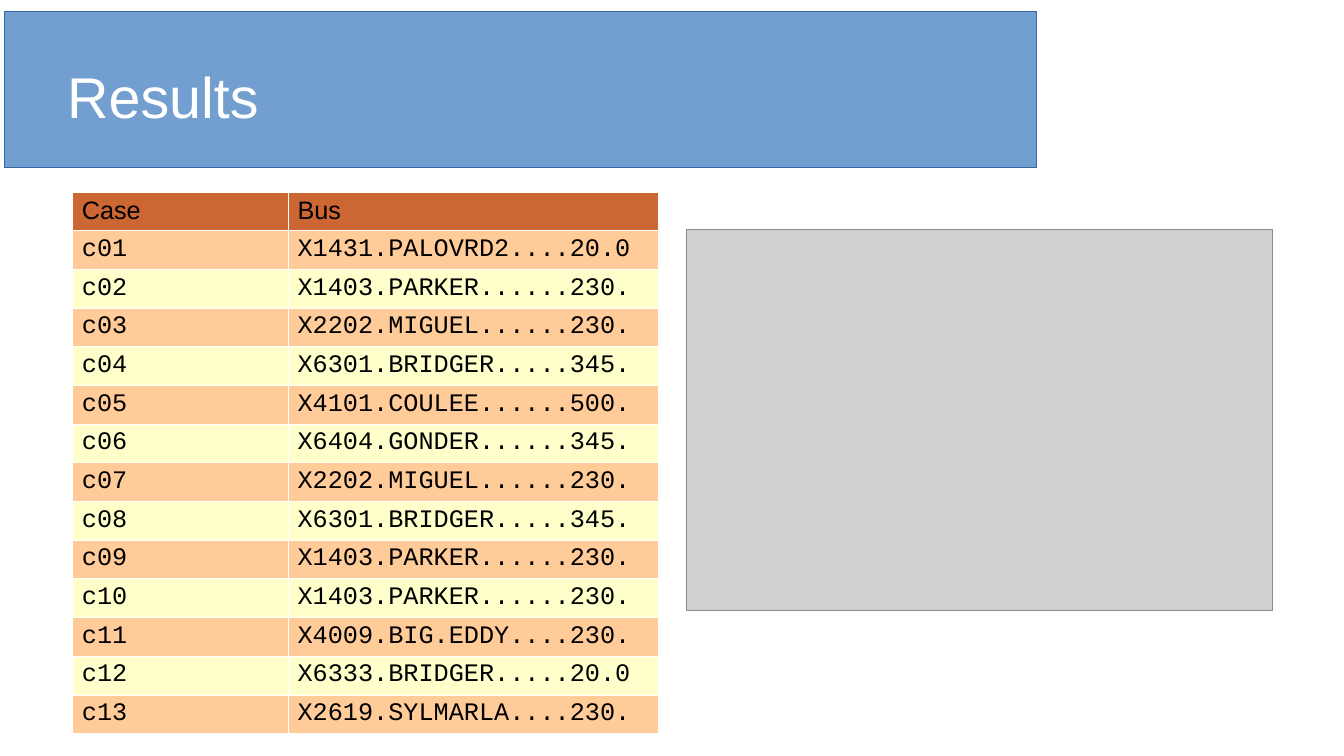
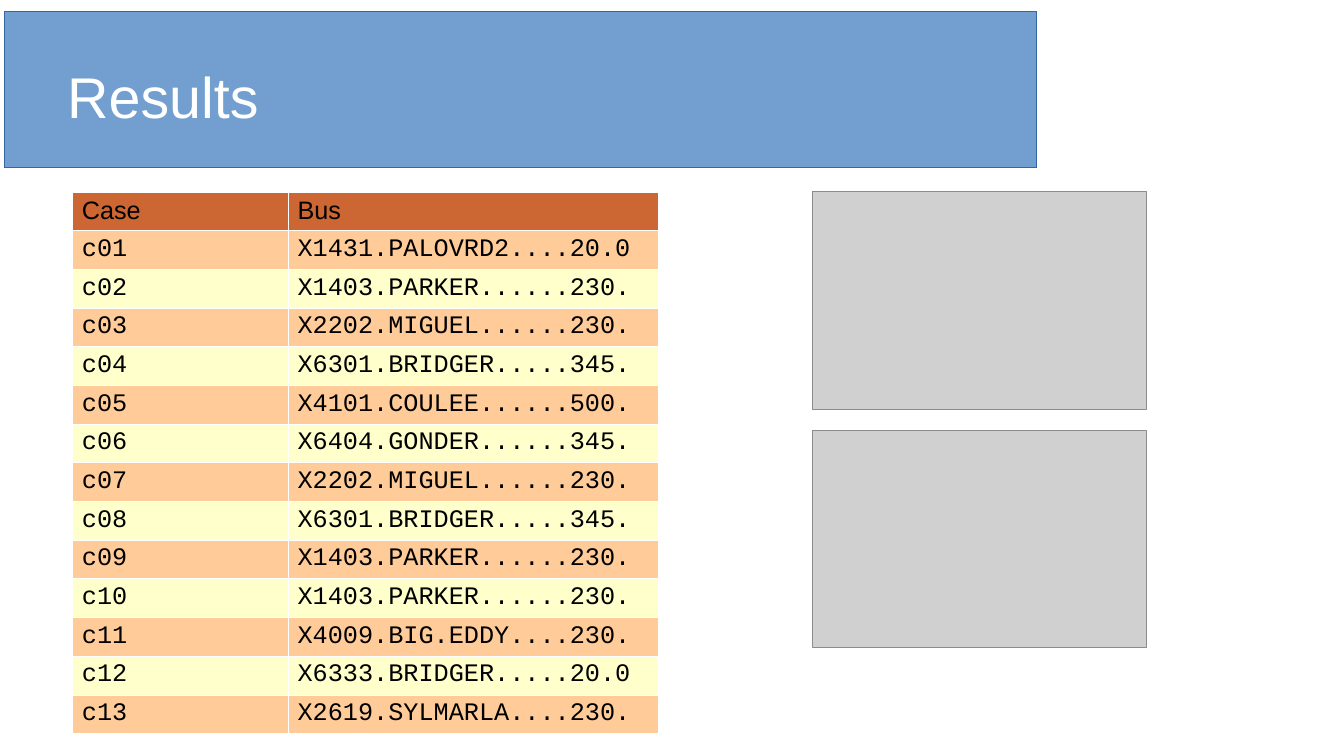
Before and after one commit to Bugsydor/Energy-Senior-Project, a slide deck: slide 11 of Presentation/Oscillation slides.pptx. Drawn at 1344x756 pixels with LibreOffice and Linux fonts; fonts in the diff are those of the drawing; grey boxes stand for pictures. Boxes give left, top, right and bottom in pixels: in the first picture for what was removed or moved away, otherwise in the second. Text is boxed around its words. In the diff, an @@ line names an element or a change of style, - is before the commit and + after.

Commit message:
Re-updated presentation

```diff
--- a/Presentation/Oscillation slides.pptx
+++ b/Presentation/Oscillation slides.pptx
@@ picture resized from (x1=687, y1=229, x2=1272, y2=611) to (x1=813, y1=192, x2=1146, y2=409) @@
@@ picture added at (x1=813, y1=431, x2=1146, y2=648) @@
```
Also in this commit, not shown: 4 other files.
